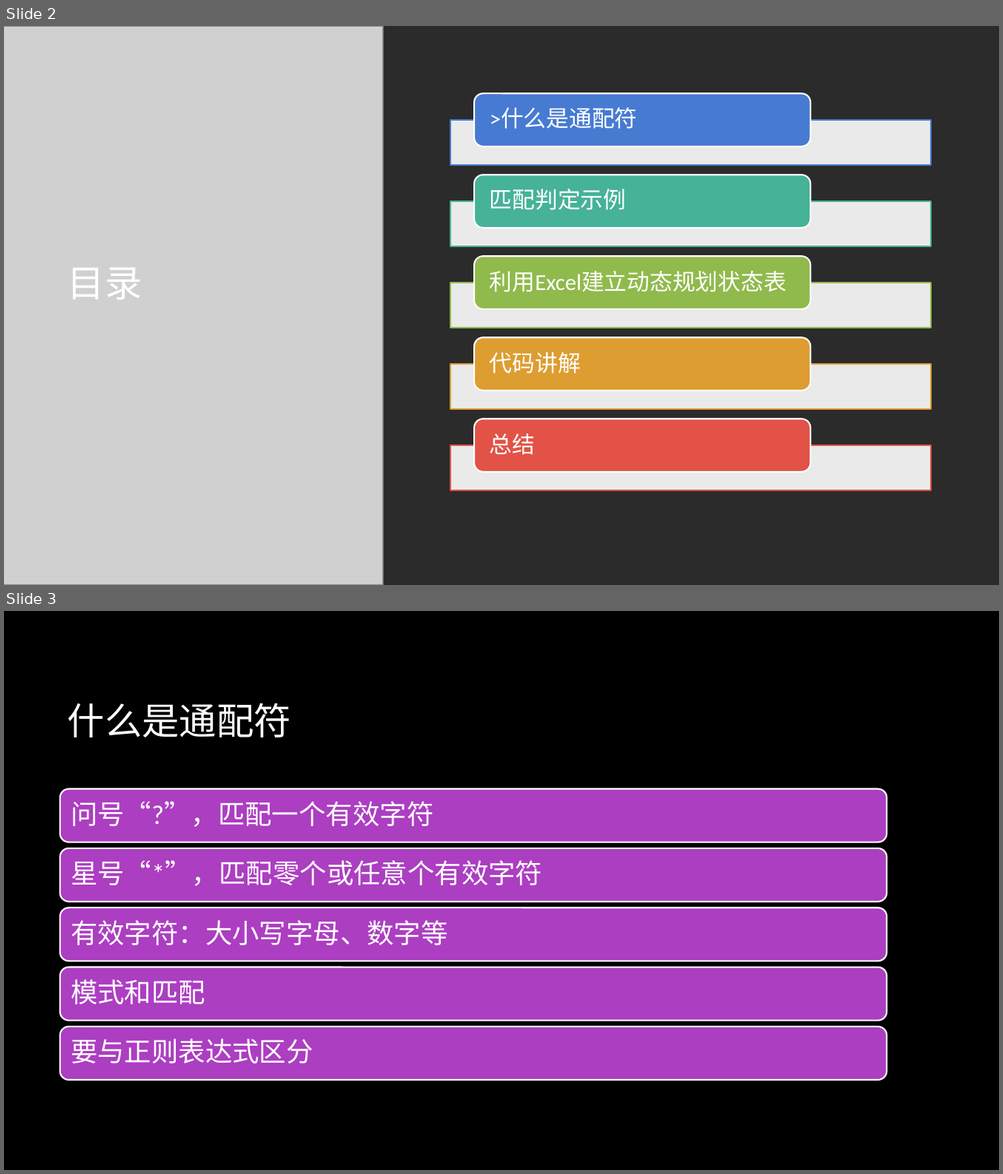
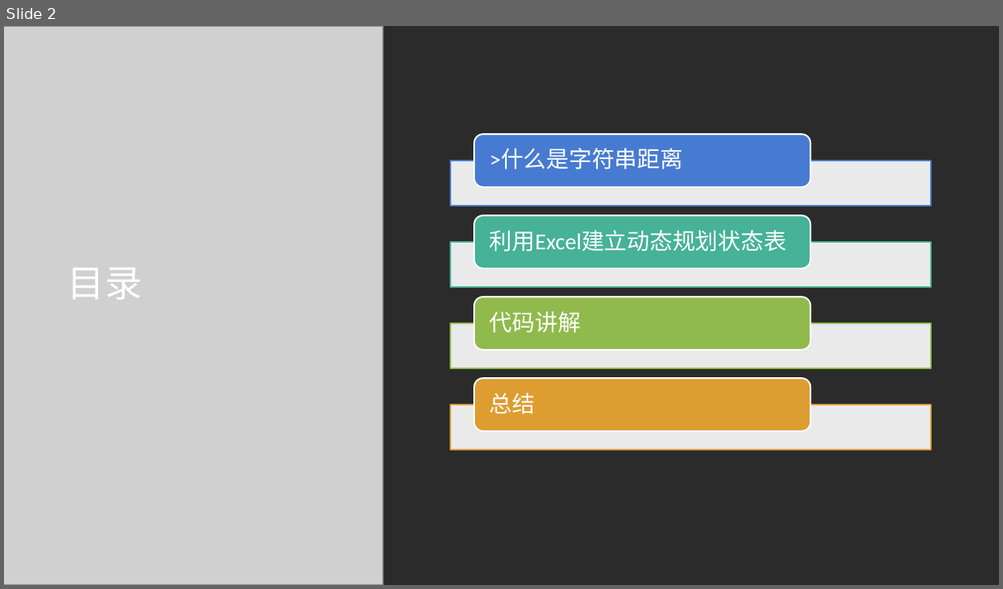
Before and after one commit to oneminute/leetcode, a slide deck: problems/edit-distance/sol01.pptx. Shown one above the other, each under a label of ours: slides 2 and 3 before the commit, slide 2 after it. The pictures are 1003x1174 and 1003x589 pixels, drawn with LibreOffice and Linux fonts; fonts in the diff are those of the drawing; grey boxes stand for pictures; background and template pictures are left out; a plain dark background stands for a picture behind light text. Boxes give left, top, right and bottom in pixels: in the first picture for what was removed or moved away, otherwise in the second. Text is boxed around its words. In the diff, an @@ line names an element or a change of style, - is before the commit and + after.

```diff
--- a/problems/edit-distance/sol01.pptx
+++ b/problems/edit-distance/sol01.pptx
@@ slide 3 removed at [4,611,999,1170], background picture (left out) @@
@@ title removed at [68,703,291,738] @@
-什么是通配符
@@ group removed at [60,789,887,1080]: 5 rounded rectangles, 5 texts @@
-问号“?”，匹配一个有效字符
-星号“*”，匹配零个或任意个有效字符
-有效字符：大小写字母、数字等
-模式和匹配
-要与正则表达式区分
@@ slide 2 changed as well @@
@@ text at [489,149,683,170]: text changed @@
->什么是通配符
+>什么是字符串距离
@@ text removed at [489,189,626,210] @@
-匹配判定示例
@@ 4 rounded rectangles, 4 rectangles: place and size @@
-4 rounded rectangles, 4 rectangles at [450,94,930,409]
+4 rounded rectangles, 4 rectangles at [450,134,930,451]
@@ 3 texts: place and size @@
-3 texts at [489,271,786,455]
+3 texts at [489,230,786,414]
@@ rounded rectangle removed at [474,419,811,472] @@
@@ rectangle removed at [450,446,930,491] @@
```
Also in this commit, not shown: 5 other slides changed, 2 slides added, 11 other slides removed, 6 other files.
